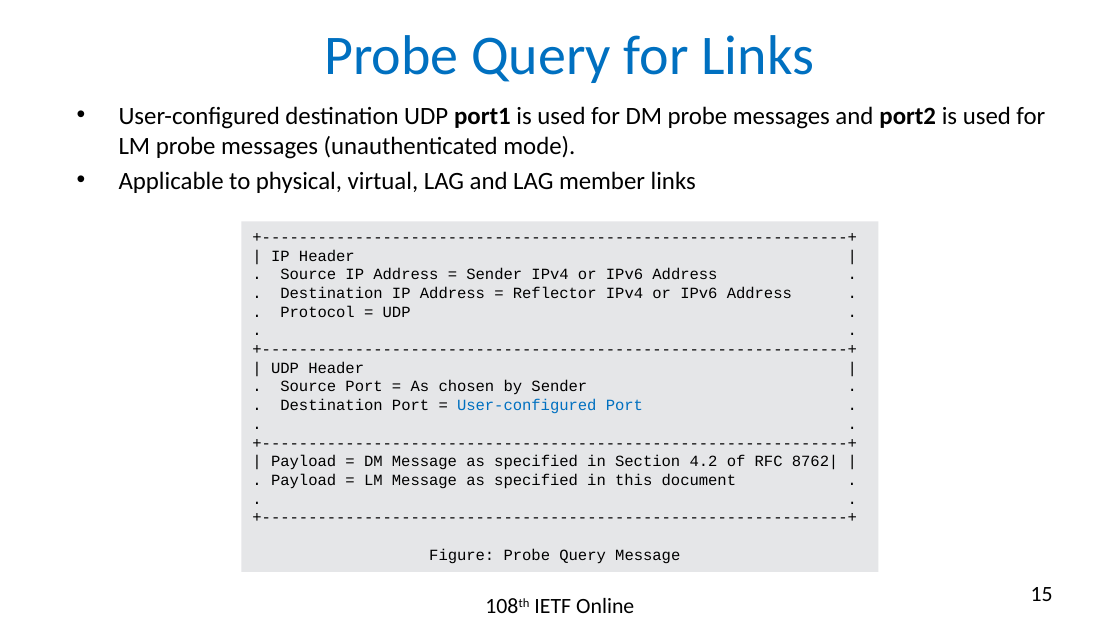
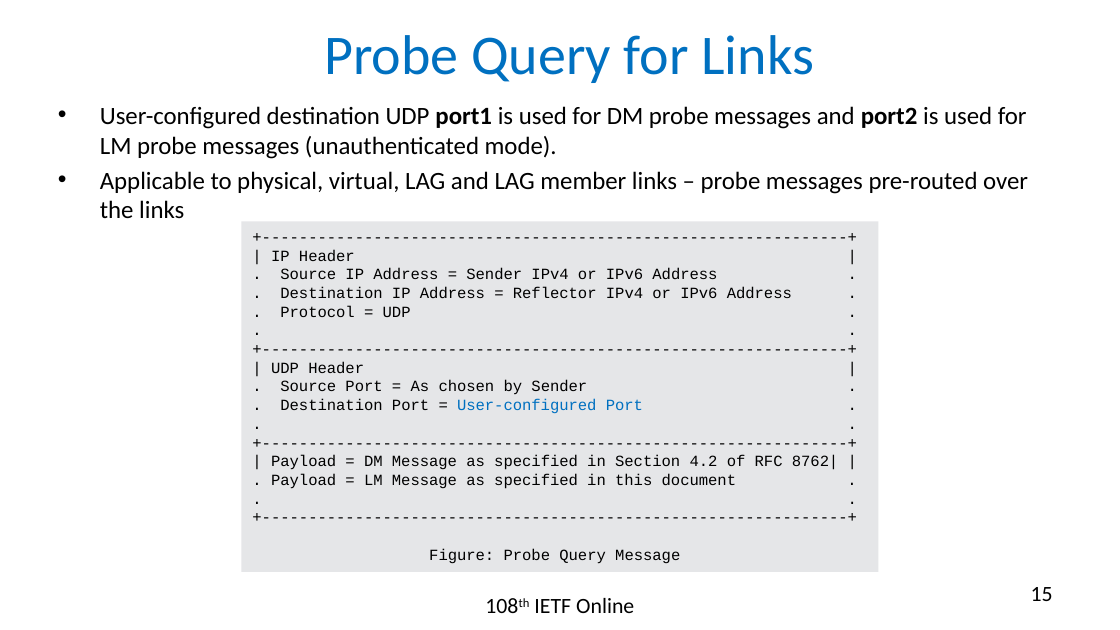
Before and after one commit to rakgandhi/ietf-slides, a slide deck: slide 15 of draft-gandhi-spring-stamp-srpm-01.pptx. Drawn at 1120x630 pixels with LibreOffice and Linux fonts; fonts in the diff are those of the drawing. Boxes give left, top, right and bottom in pixels: in the first picture for what was removed or moved away, otherwise in the second. Text is boxed around its words. In the diff, an @@ line names an element or a change of style, - is before the commit and + after.

```diff
--- a/draft-gandhi-spring-stamp-srpm-01.pptx
+++ b/draft-gandhi-spring-stamp-srpm-01.pptx
@@ text "User-configured destination UDP port1 is ...": place and size @@
-text "User-configured destination UDP port1 is ..." at <box>119,106,1045,193</box>
+text "User-configured destination UDP port1 is ..." at <box>100,106,1028,218</box>
@@ text at <box>100,171,1028,218</box>: text changed @@
-• Applicable to physical, virtual, LAG and LAG member links
+• Applicable to physical, virtual, LAG and LAG member links – probe messages pre-routed over the links
```
Also in this commit, not shown: 5 other slides changed, 2 other files.
